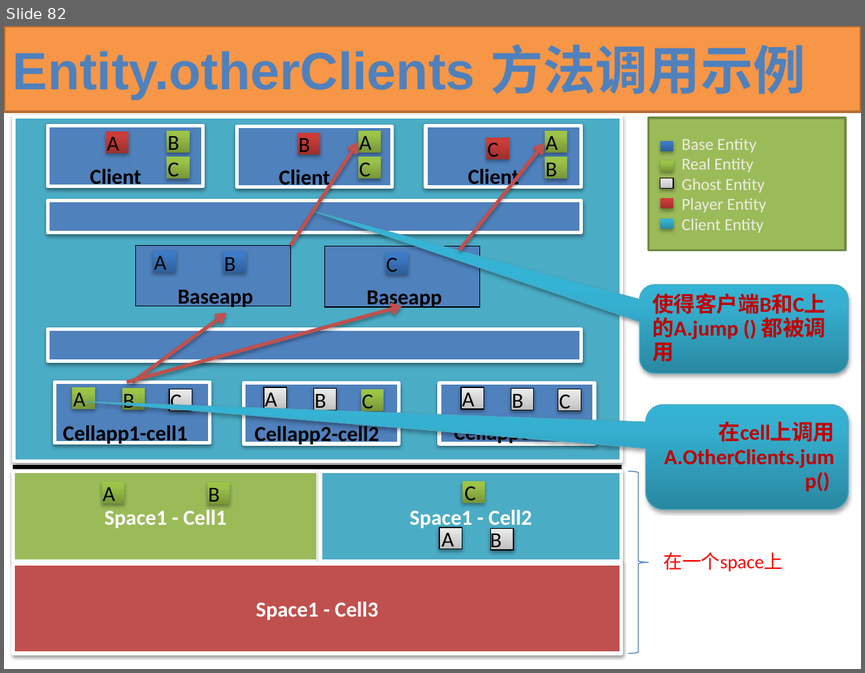
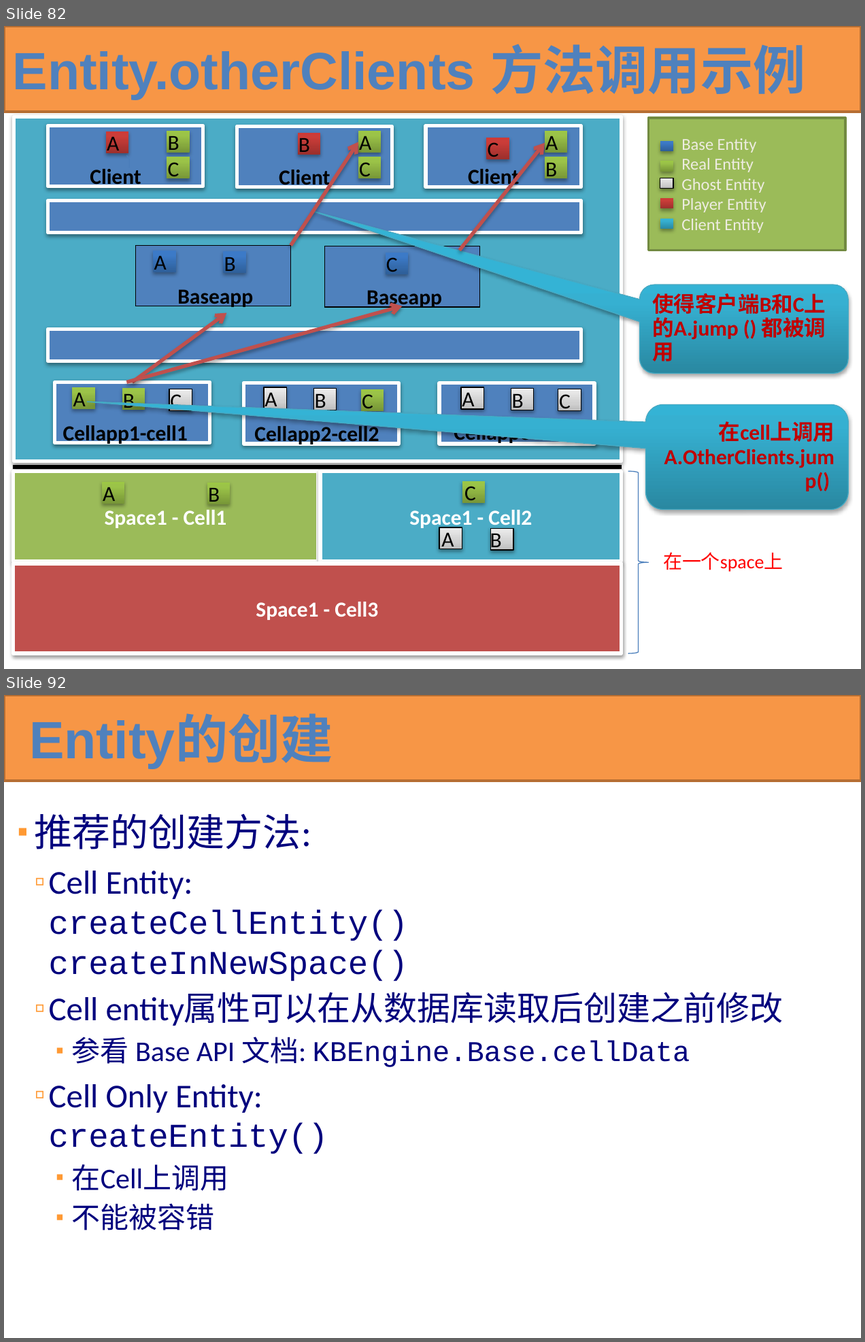
Before and after one commit to kbengine/kbengine_docs, a slide deck: KBEngine技术预览.pptx. Shown one above the other, each under a label of ours: slide 82 before the commit, slides 82 and 92 after it; the slides between them are not shown. The pictures are 865x673 and 865x1342 pixels, drawn with LibreOffice and Linux fonts; fonts in the diff are those of the drawing. Boxes give left, top, right and bottom in pixels: in the first picture for what was removed or moved away, otherwise in the second. Text is boxed around its words. In the diff, an @@ line names an element or a change of style, - is before the commit and + after.

```diff
--- a/KBEngine技术预览.pptx
+++ b/KBEngine技术预览.pptx
@@ slide 92 added at (4, 695, 861, 1338), background #FFFFFF @@
@@ rectangle added at (4, 695, 861, 781), fill #F79646, outline #B76F34 2 pt @@
@@ title added at (29, 717, 332, 768), 44.1 pt, text #4F81BD, bold @@
+Entity的创建
@@ text added at (35, 813, 783, 1230), 28 pt, text #00007D @@
+▪ 推荐的创建方法:
+  ▫ Cell Entity:
+    createCellEntity()
+    createInNewSpace()
+  ▫ Cell entity属性可以在从数据库读取后创建之前修改
+    ▪ 参看 Base API 文档: KBEngine.Base.cellData
+  ▫ Cell Only Entity:
+    createEntity()
+    ▪ 在Cell上调用
+    ▪ 不能被容错
```
Also in this commit, not shown: 11 other slides added.
